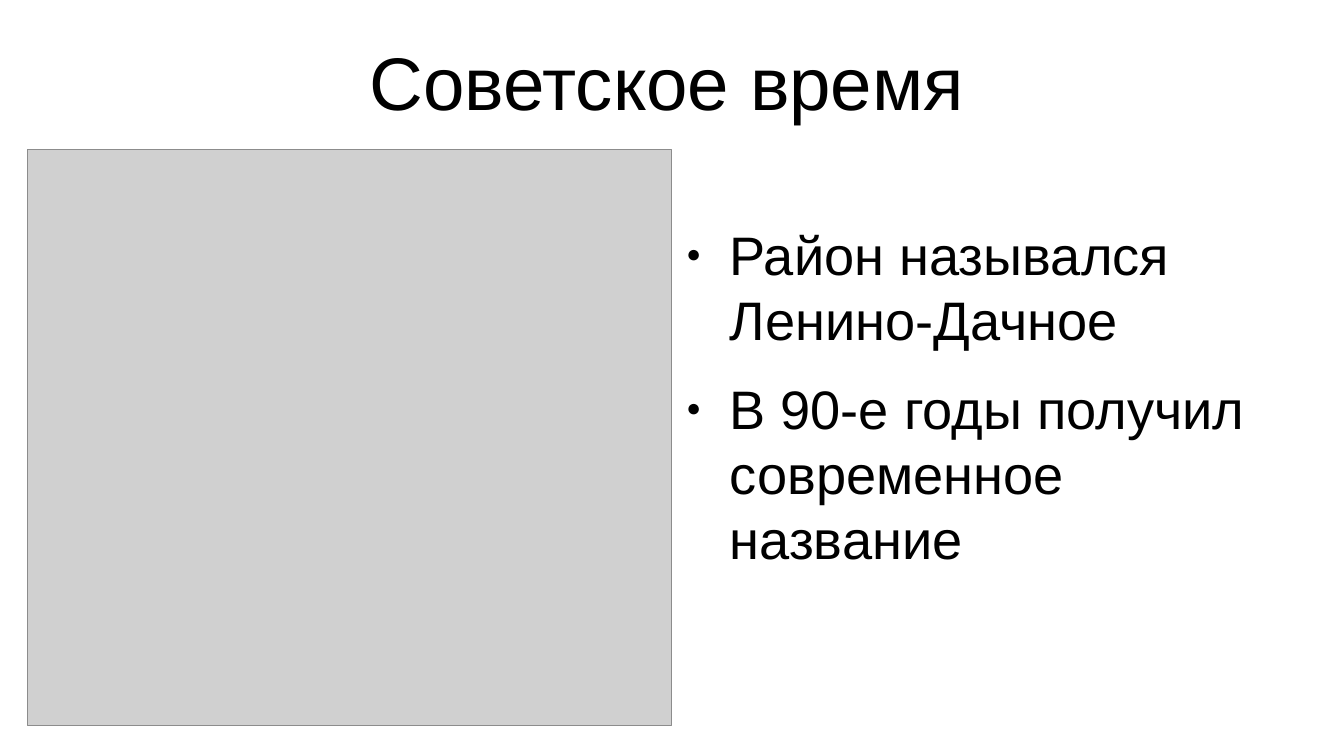
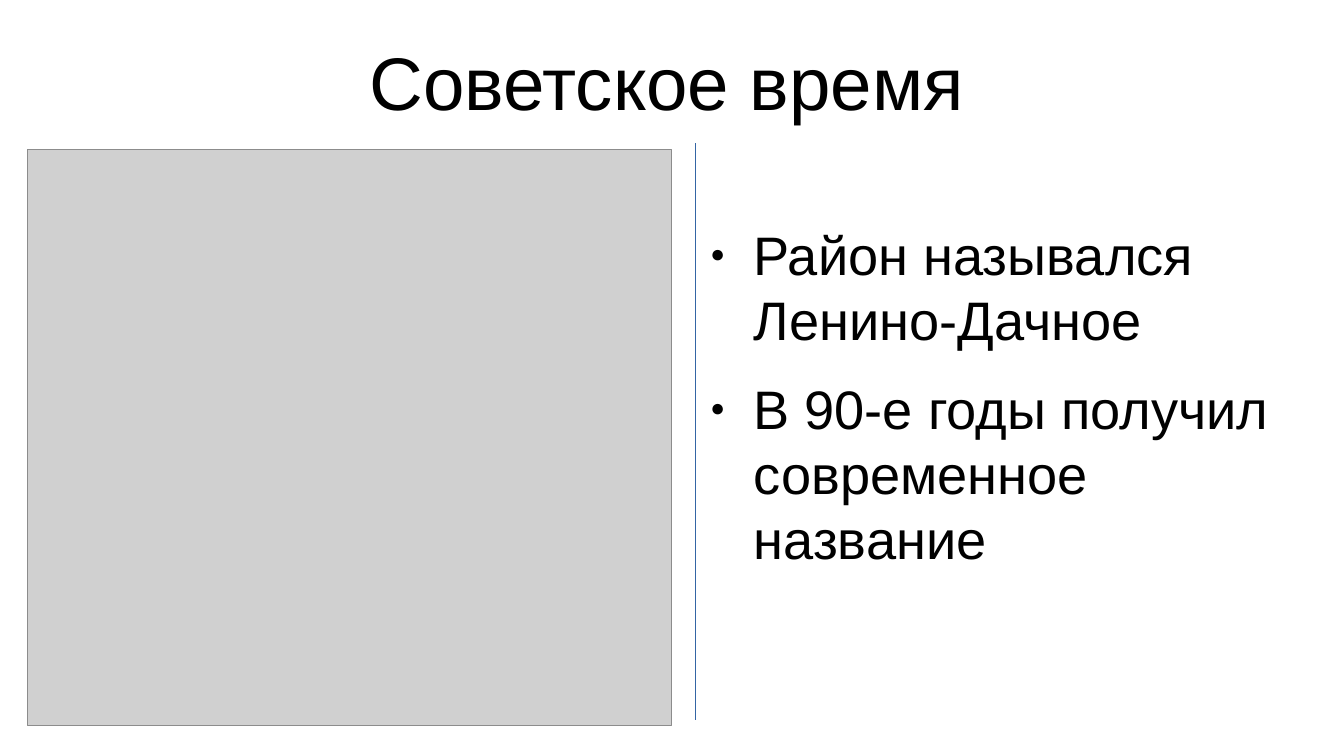
Before and after one commit to Astolfo-femboy-UwU/urban-octo-barnacle, a slide deck: slide 6 of Основы Российской Государственности/История района Царицыно.pptx. Drawn at 1344x756 pixels with LibreOffice and Linux fonts; fonts in the diff are those of the drawing; grey boxes stand for pictures. Boxes give left, top, right and bottom in pixels: in the first picture for what was removed or moved away, otherwise in the second. Text is boxed around its words. In the diff, an @@ line names an element or a change of style, - is before the commit and + after.

```diff
--- a/Основы Российской Государственности/История района Царицыно.pptx
+++ b/Основы Российской Государственности/История района Царицыно.pptx
@@ line added from (696, 144) to (696, 721), #3465A4 0 pt @@
@@ text "Район назывался Ленино-Дачное": place and size @@
-text "Район назывался Ленино-Дачное" at (730,234,1244,560)
+text "Район назывался Ленино-Дачное" at (754,234,1268,560)
```
Also in this commit, not shown: 4 other slides changed, 2 slides added, 2 slides removed, 1 other file.
